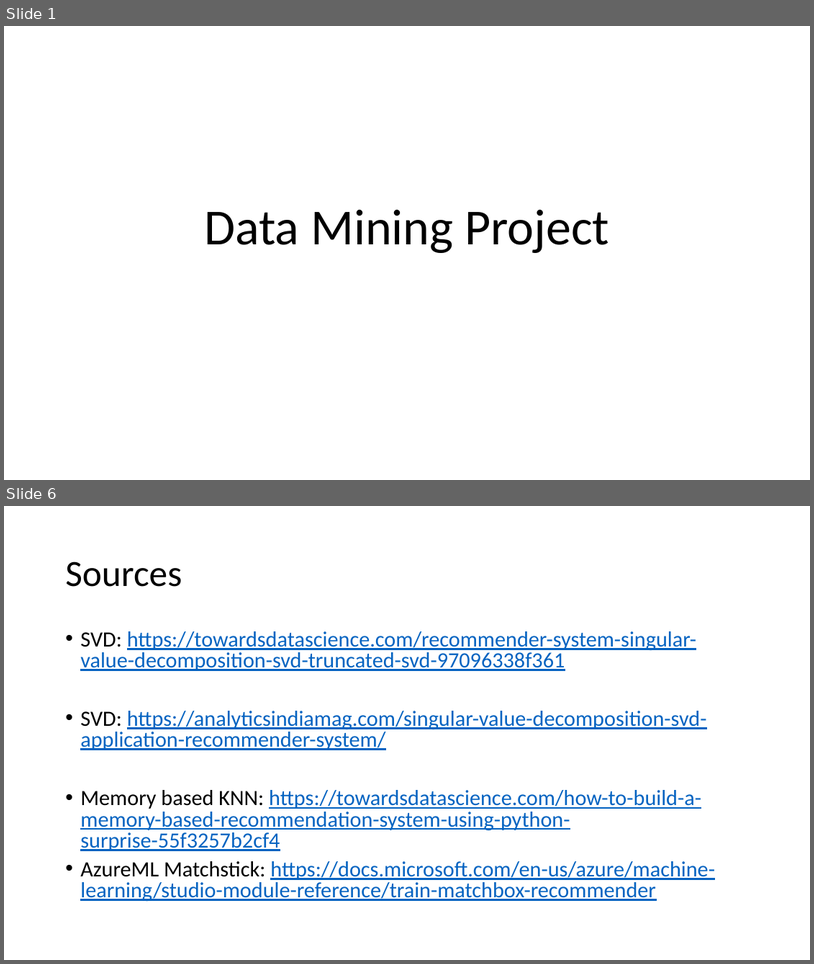
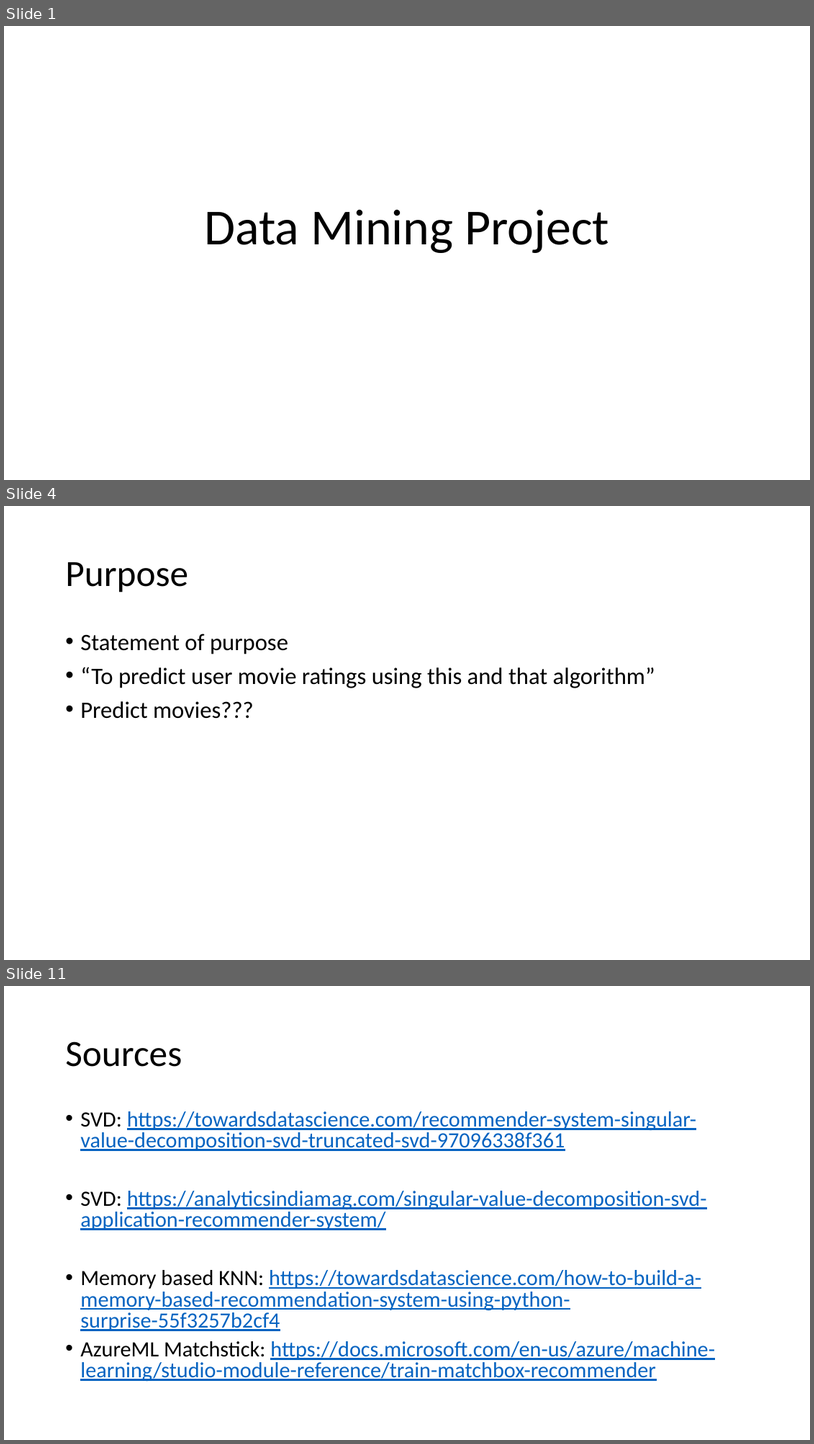
Before and after one commit to deejayrusso/Movie-Recommendation-System, a slide deck: Data Mining Project.pptx. Shown one above the other, each under a label of ours: slides 1 and 6 before the commit, slides 1, 4 and 11 after it; the slides between them are not shown. The pictures are 814x964 and 814x1444 pixels, drawn with LibreOffice and Linux fonts; fonts in the diff are those of the drawing. Boxes give left, top, right and bottom in pixels: in the first picture for what was removed or moved away, otherwise in the second. Text is boxed around its words. In the diff, an @@ line names an element or a change of style, - is before the commit and + after.

```diff
--- a/Data Mining Project.pptx
+++ b/Data Mining Project.pptx
@@ slide 4 added at <box>4,506,810,960</box>, background #FFFFFF @@
@@ title added at <box>65,562,188,592</box>, 44 pt, text #000000 @@
+Purpose
@@ text added at <box>80,633,656,718</box>, 28 pt, text #000000 @@
+• Statement of purpose
+• “To predict user movie ratings using this and that algorithm”
+• Predict movies???
@@ what was slide 6 is now slide 11 @@
```
Also in this commit, not shown: 2 slides changed, 5 other slides added, 1 slide removed.
